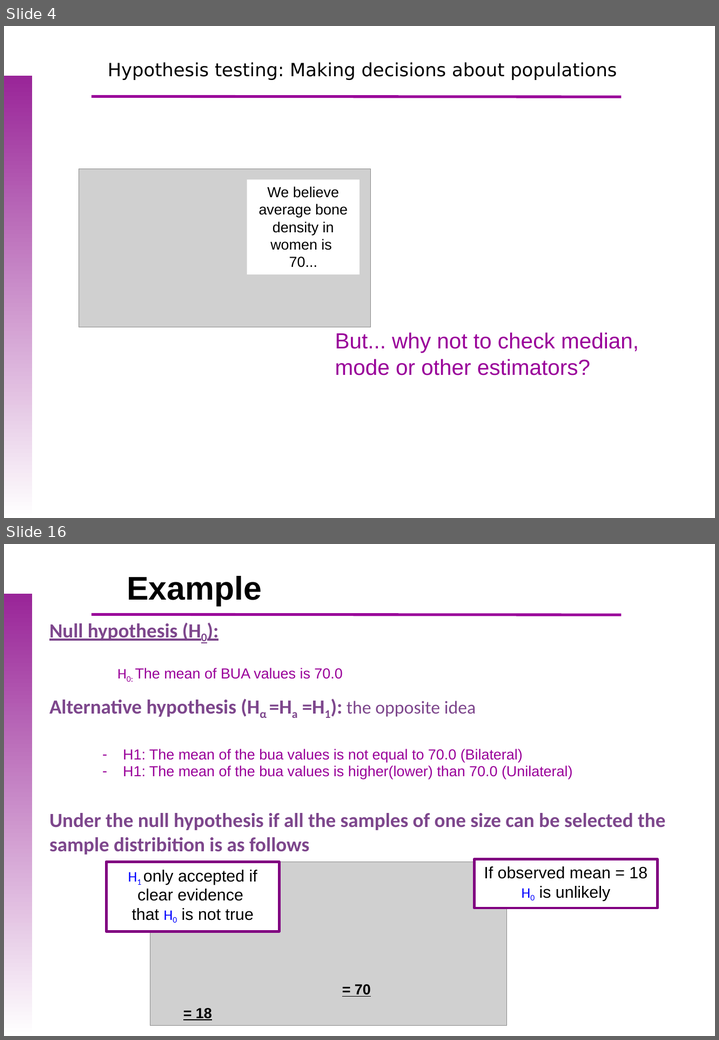
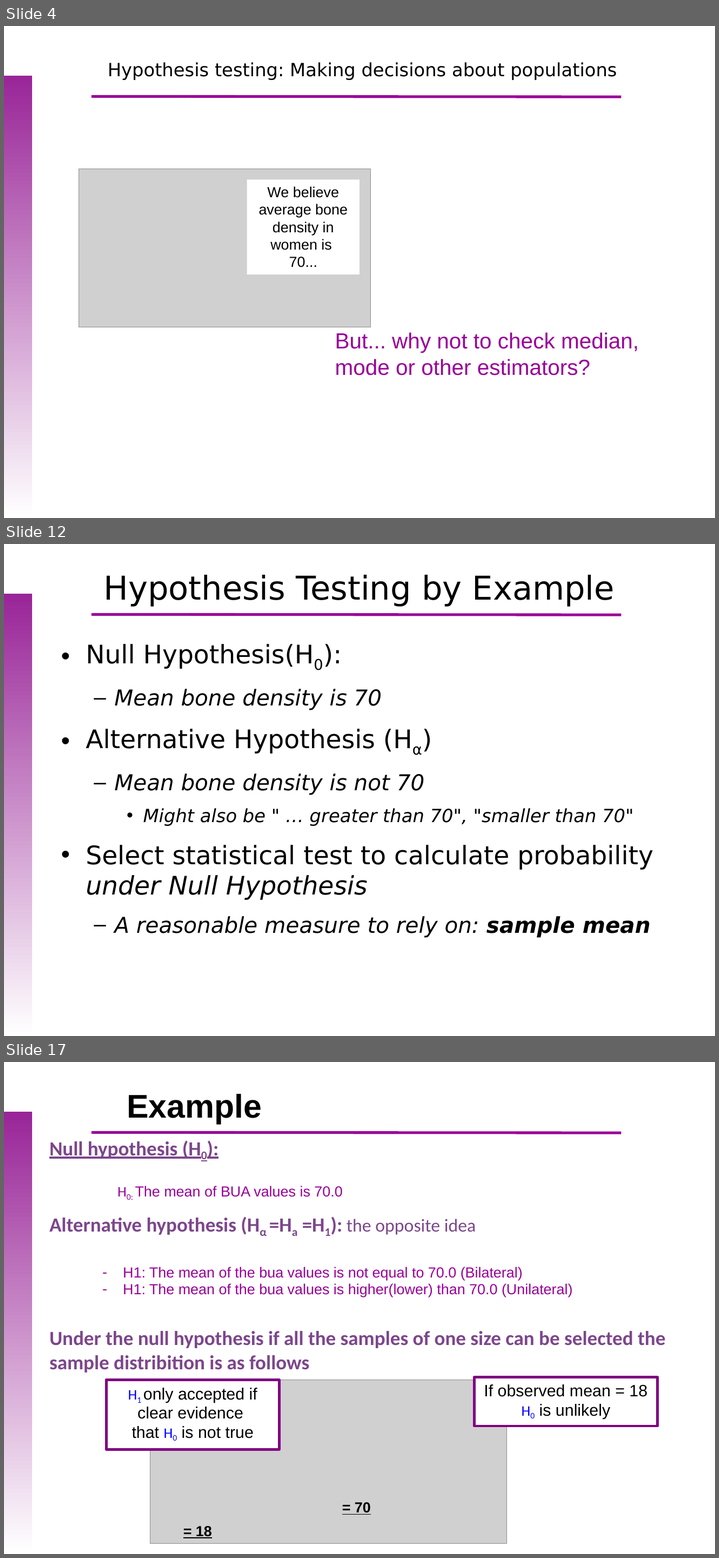
Before and after one commit to uebvhir/Course_Basic_Statistics-VHIO-2019, a slide deck: Sessio_6/EBB_2019_Session_6_Hypothesis_tests.pptx. Shown one above the other, each under a label of ours: slides 4 and 16 before the commit, slides 4, 12 and 17 after it; the slides between them are not shown. The pictures are 719x1040 and 719x1558 pixels, drawn with LibreOffice and Linux fonts; fonts in the diff are those of the drawing; grey boxes stand for pictures; background and template pictures are left out. Boxes give left, top, right and bottom in pixels: in the first picture for what was removed or moved away, otherwise in the second. Text is boxed around its words. In the diff, an @@ line names an element or a change of style, - is before the commit and + after.

Commit message:
Updated hypothesis tests slides

```diff
--- a/Sessio_6/EBB_2019_Session_6_Hypothesis_tests.pptx
+++ b/Sessio_6/EBB_2019_Session_6_Hypothesis_tests.pptx
@@ slide 12 added at [4,544,715,1036], background picture (left out); not listed: 2 template elements that a slide beside it also shows @@
@@ title added at [104,575,614,607], 36 pt, text #000000 @@
+Hypothesis Testing by Example
@@ text added at [86,644,653,937], 28 pt, text #000000, italic @@
+• Null Hypothesis(H0):
+  – Mean bone density is 70
+• Alternative Hypothesis (Hα)
+  – Mean bone density is not 70
+    • Might also be " … greater than 70", "smaller than 70"
+• Select statistical test to calculate probability under Null Hypothesis
+  – A reasonable measure to rely on: sample mean
@@ what was slide 16 is now slide 17 @@
```
Also in this commit, not shown: 13 slides changed, 2 other slides added, 2 slides removed, 1 other file.
